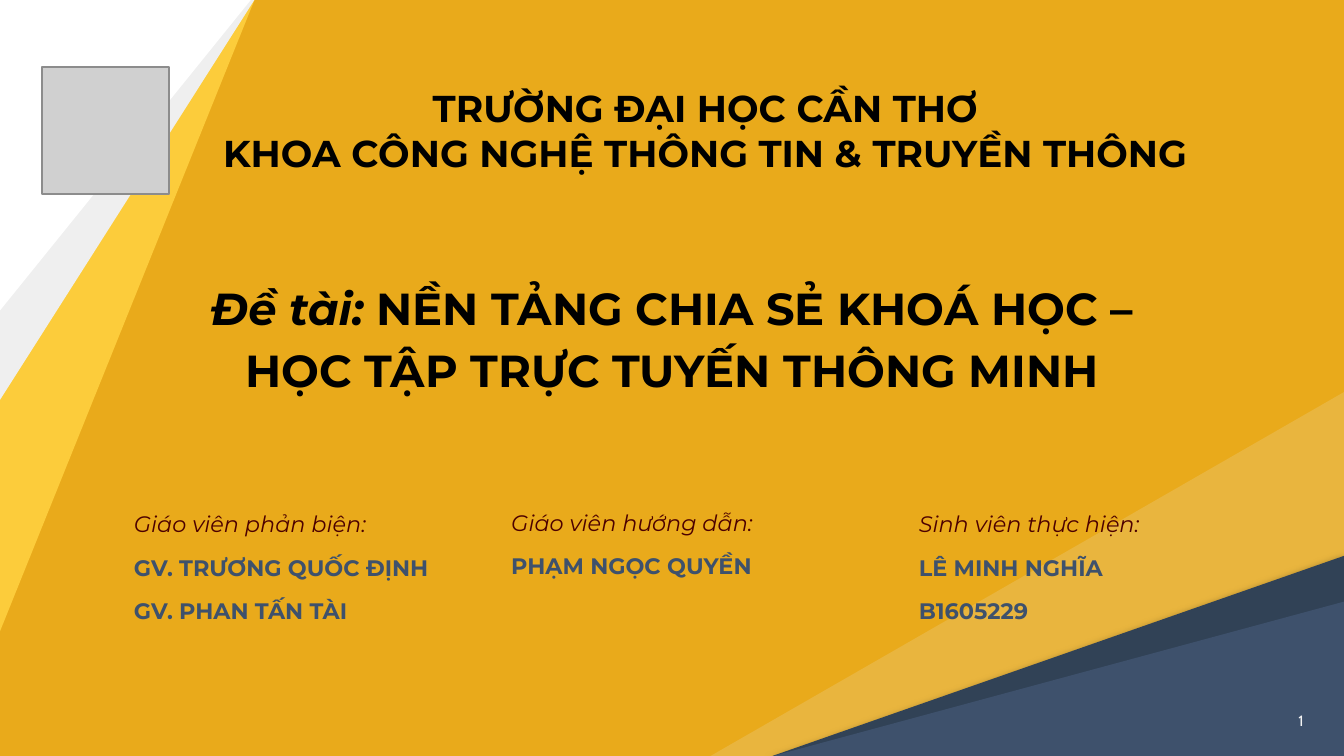
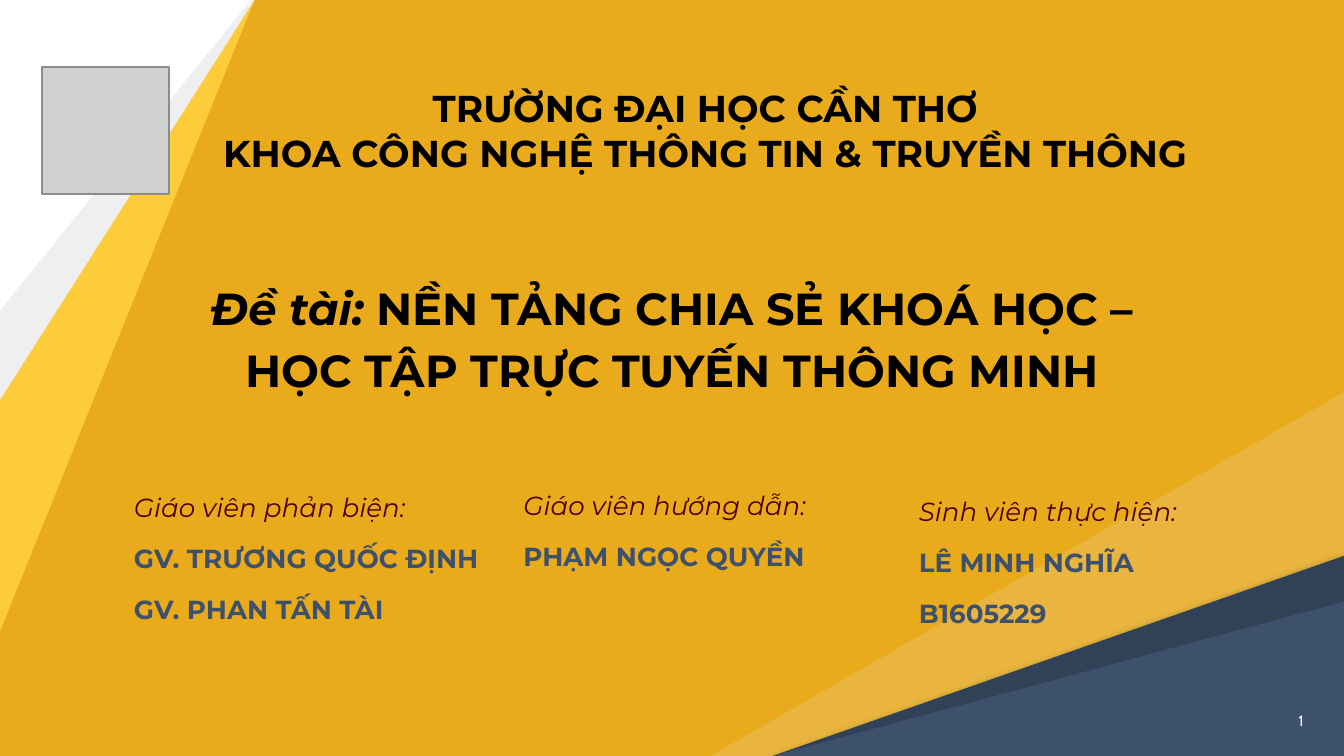
Before and after one commit to nghiale1/CongDongGiaSu, a slide deck: slide 1 of docs/thuyetTrinh_LeMinhNghia_B1605229.pptx. Drawn at 1344x756 pixels with LibreOffice and Linux fonts; fonts in the diff are those of the drawing; grey boxes stand for pictures. Boxes give left, top, right and bottom in pixels: in the first picture for what was removed or moved away, otherwise in the second. Text is boxed around its words. In the diff, an @@ line names an element or a change of style, - is before the commit and + after.

Commit message:
final

```diff
--- a/docs/thuyetTrinh_LeMinhNghia_B1605229.pptx
+++ b/docs/thuyetTrinh_LeMinhNghia_B1605229.pptx
@@ size 12 to 14 pt; more space between paragraphs in 3 elements at [919,501,1177,624], [523,493,806,572], [134,496,479,620] @@
@@ text "Giáo viên hướng dẫn:": place and size @@
-text "Giáo viên hướng dẫn:" at [511,512,752,579]
+text "Giáo viên hướng dẫn:" at [523,493,806,572]
```
Also in this commit, not shown: 2 other slides changed, 1 slide removed.
